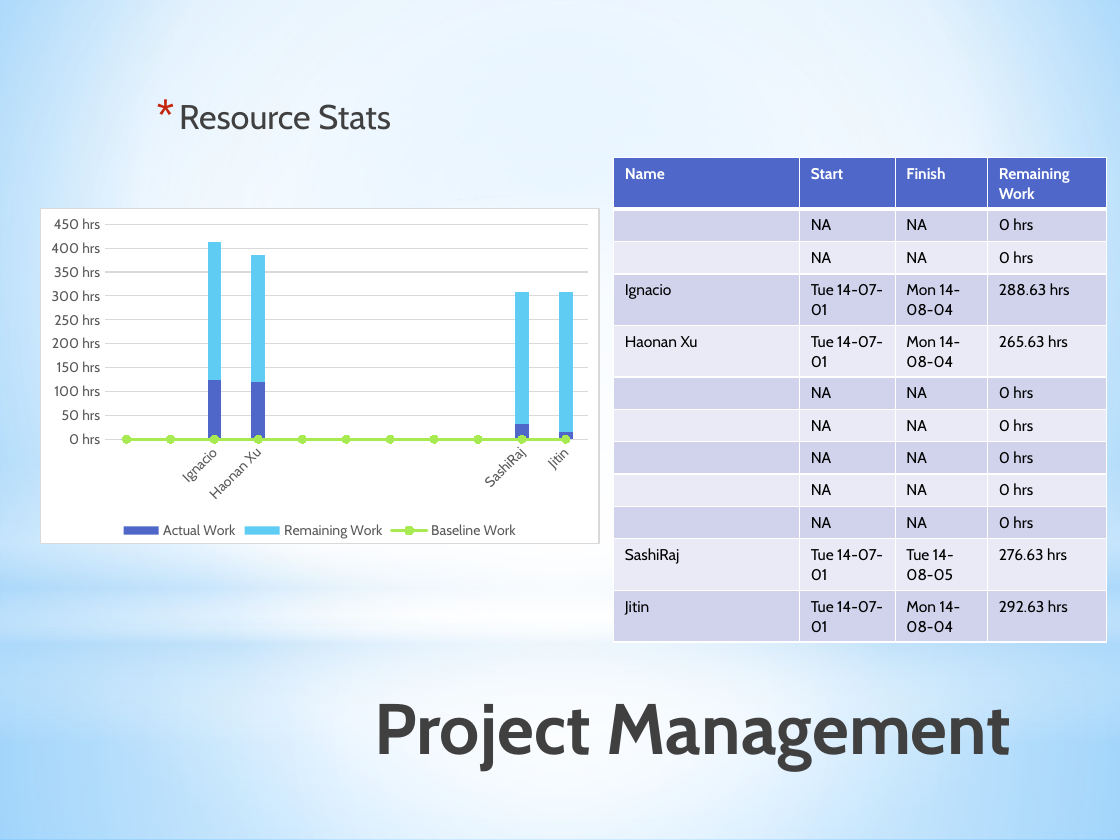
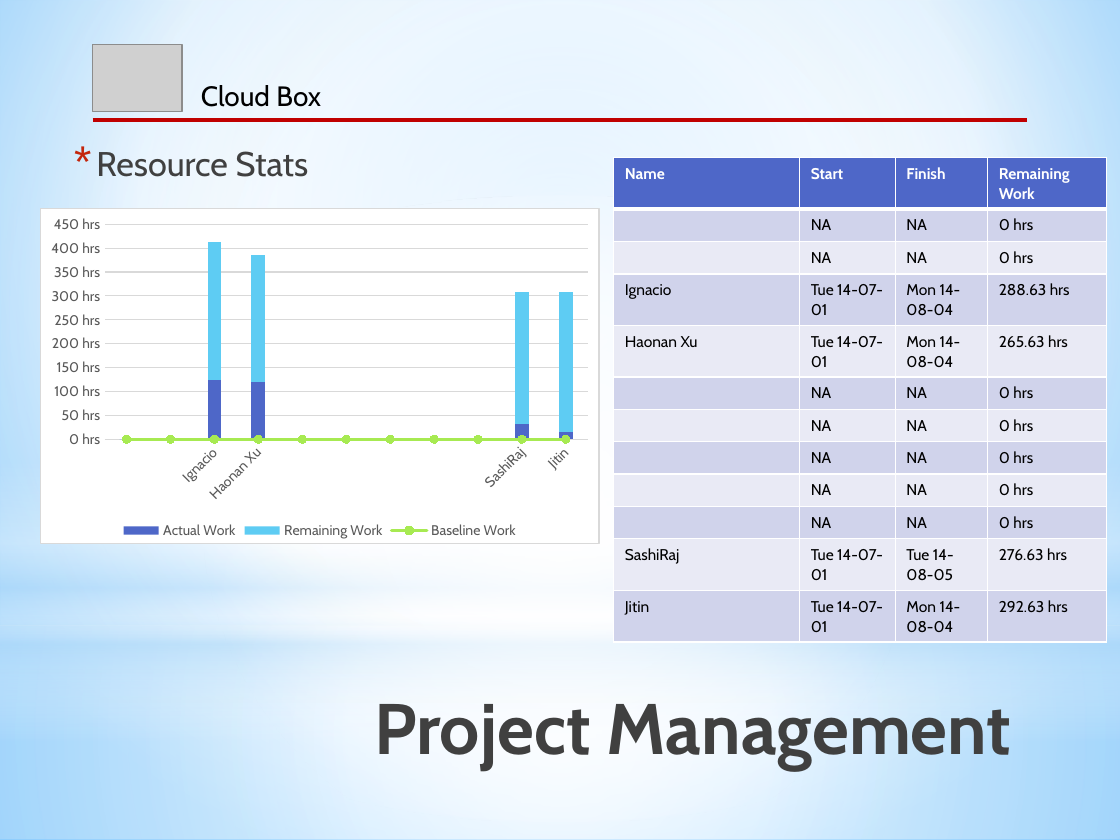
Before and after one commit to CICS525Project/DropboxImpl, a slide deck: slide 14 of Cloud Box_ppt.pptx. Drawn at 1120x840 pixels with LibreOffice and Linux fonts; fonts in the diff are those of the drawing; grey boxes stand for pictures. Boxes give left, top, right and bottom in pixels: in the first picture for what was removed or moved away, otherwise in the second. Text is boxed around its words. In the diff, an @@ line names an element or a change of style, - is before the commit and + after.

```diff
--- a/Cloud Box_ppt.pptx
+++ b/Cloud Box_ppt.pptx
@@ picture added at bbox=[93, 44, 183, 111] @@
@@ text added at bbox=[201, 85, 321, 107], 18 pt, text #000000 @@
+Cloud Box
@@ text "Resource Stats": place and size @@
-text "Resource Stats" at bbox=[179, 104, 391, 130]
+text "Resource Stats" at bbox=[96, 151, 309, 177]
@@ line added from (93, 120) to (1027, 120), #C00000 2.5 pt @@
```
Also in this commit, not shown: 13 other slides changed.
